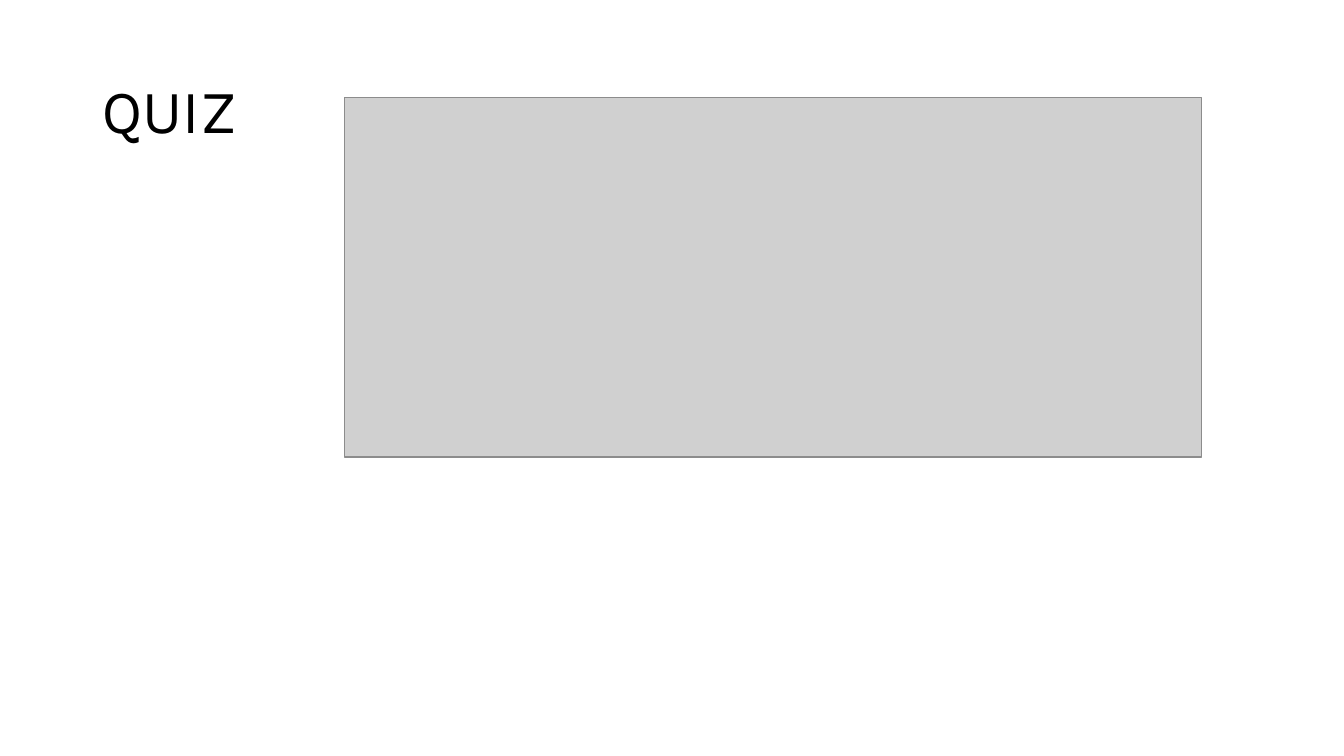
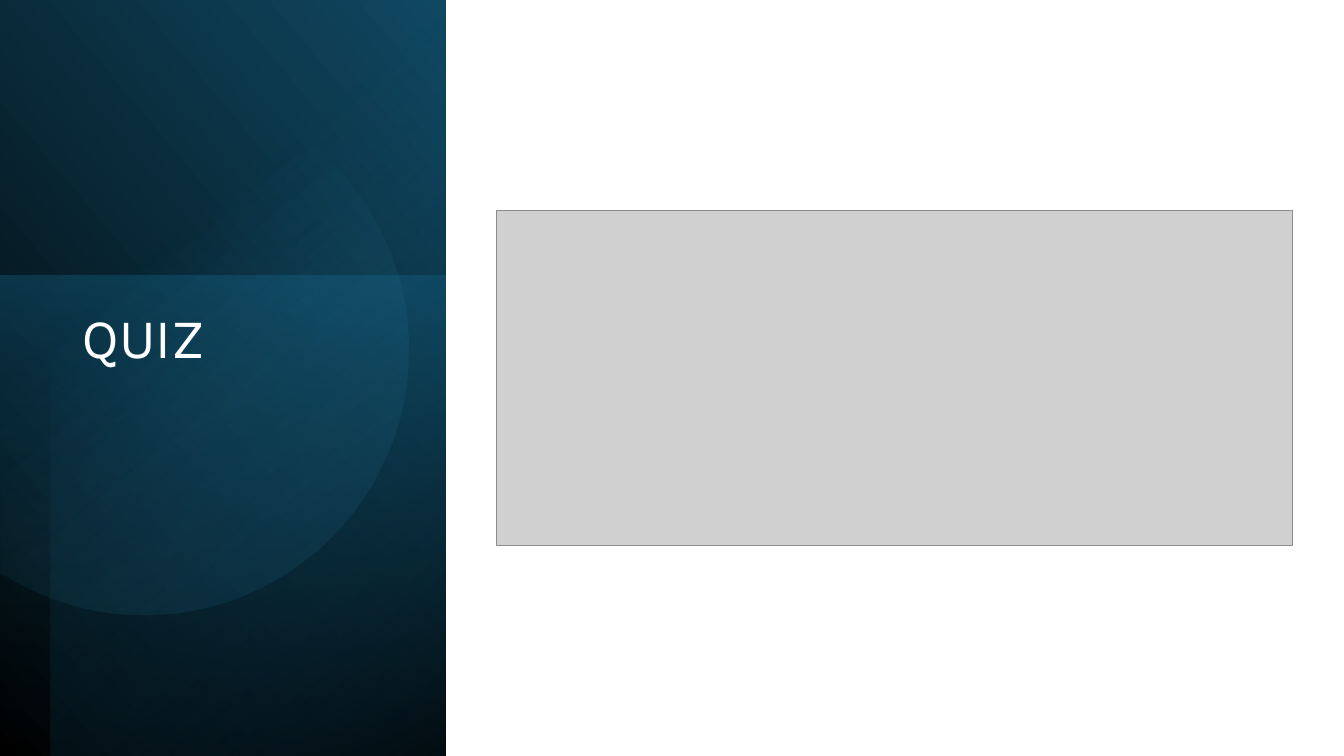
Before and after one commit to kris-wild/BIOL90041, a slide deck: slide 2 of Week_3/Workshop/Workshop_2.pptx (slide 3 before the commit). Drawn at 1344x756 pixels with LibreOffice and Linux fonts; fonts in the diff are those of the drawing; grey boxes stand for pictures. Boxes give left, top, right and bottom in pixels: in the first picture for what was removed or moved away, otherwise in the second. Text is boxed around its words. In the diff, an @@ line names an element or a change of style, - is before the commit and + after.

```diff
--- a/Week_3/Workshop/Workshop_2.pptx
+++ b/Week_3/Workshop/Workshop_2.pptx
@@ rectangle added at <box>0,0,446,756</box>, fill gradient #000000 to #104862 @@
@@ rectangle added at <box>50,0,446,756</box>, fill gradient #000000 to #156082 @@
@@ freeform shape added at <box>0,52,457,662</box>, fill gradient #46B1E1 to #104862 @@
@@ picture: place and size @@
-picture at <box>345,98,1202,458</box>
+picture at <box>496,211,1293,545</box>
@@ rectangle added at <box>0,276,446,756</box>, fill gradient #156082 to #0B3041 @@
@@ title "QUIZ": place and size @@
-title "QUIZ" at <box>102,93,236,144</box>
+title "QUIZ" at <box>83,322,205,368</box>
@@ title "QUIZ" at <box>83,322,205,368</box>: size 44 to 40 pt, text colour #000000 to #FFFFFF; vertical alignment middle to top @@
```
Also in this commit, not shown: 9 other slides changed, 1 slide removed, 11 other files.
